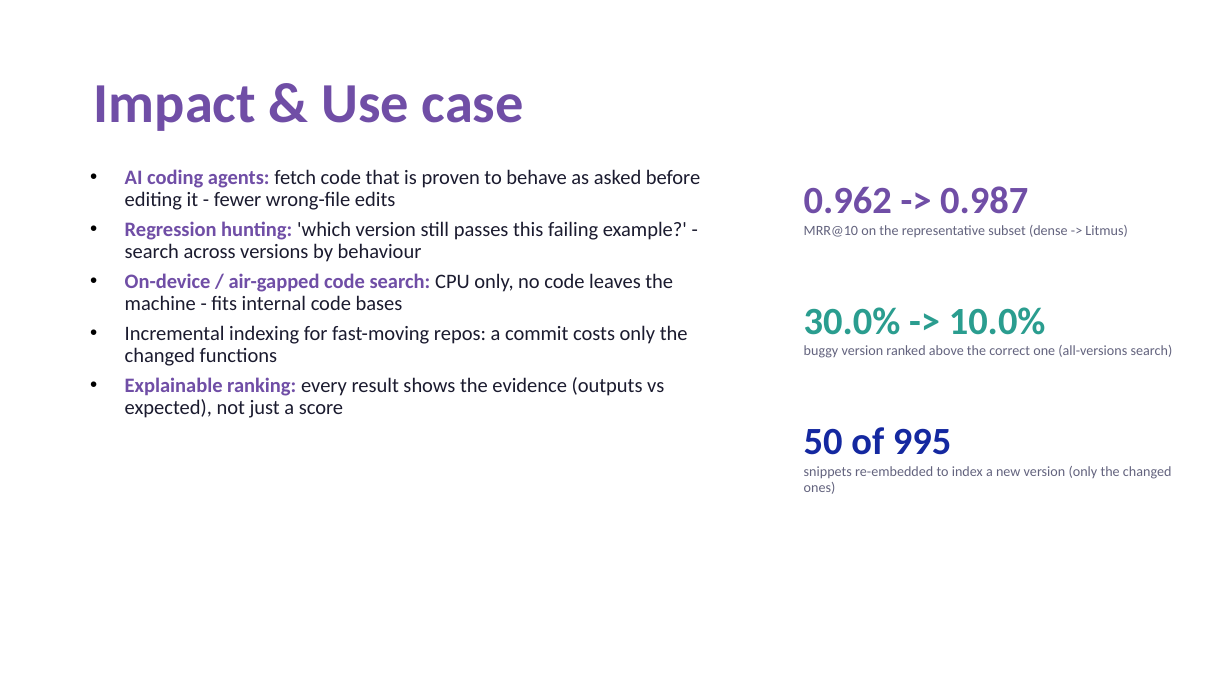
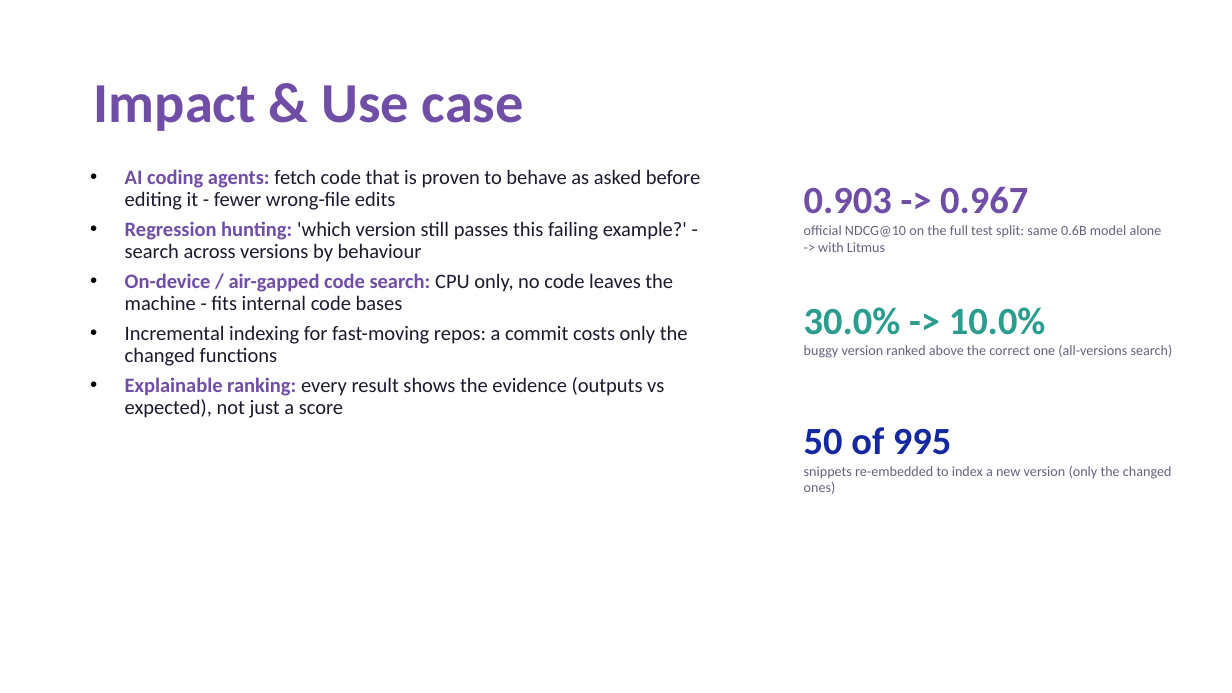
Before and after one commit to kanika190905/litmus, a slide deck: slide 7 of presentation/Litmus_PRISM_Submission.pptx. Drawn at 1232x693 pixels with LibreOffice and Linux fonts; fonts in the diff are those of the drawing. Boxes give left, top, right and bottom in pixels: in the first picture for what was removed or moved away, otherwise in the second. Text is boxed around its words. In the diff, an @@ line names an element or a change of style, - is before the commit and + after.

Commit message:
Final submission: official AppsRetrieval results (NDCG@10 0.9669), team details, Kaggle notebook, portability fixes, updated README/PPT/checklist

```diff
--- a/presentation/Litmus_PRISM_Submission.pptx
+++ b/presentation/Litmus_PRISM_Submission.pptx
@@ text at (804, 186, 1162, 252): text changed @@
-0.962 -> 0.987
-MRR@10 on the representative subset (dense -> Litmus)
+0.903 -> 0.967
+official NDCG@10 on the full test split: same 0.6B model alone -> with Litmus
```
Also in this commit, not shown: 6 other slides changed, 18 other files.
